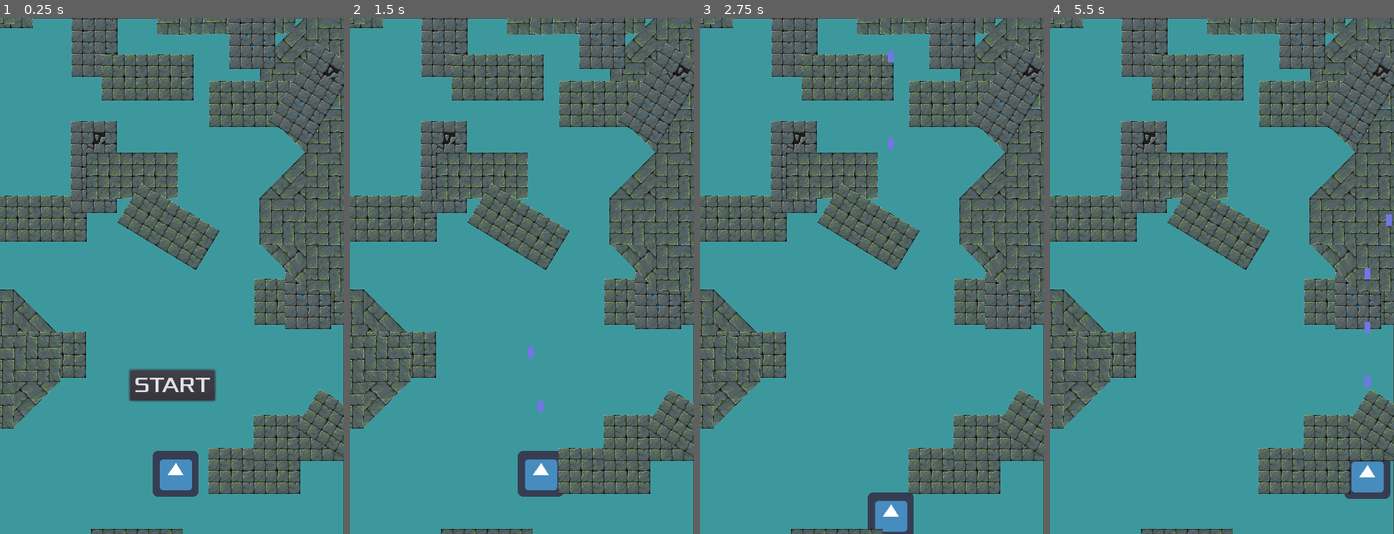
Above: before the commit, frames 1-4 (left to right).
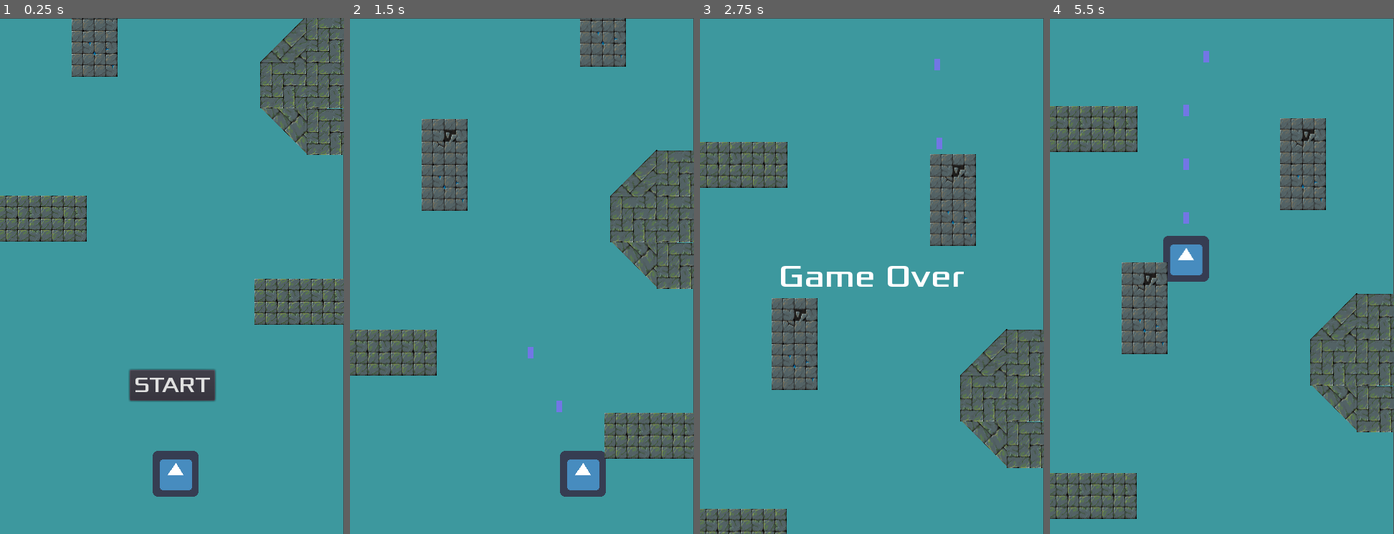
Above: after the commit, the same moments.

Repository: Harrison-Winters/Jet-Pack-Escape
Game: Godot game, scene res://Stage1.tscn
Same seed, same stepped clock (60 frames per second), same inputs: the game is played once before the commit and once after it. The engine's default icon, where the game draws it, is replaced by a stand-in: a white triangle on a blue panel in a dark square.
Inputs (mouse positions are in pixels of both pictures, inside the frame that each line leads up to):
- Up to frame 1 (0.25 s): no input
- Up to frame 2 (1.5 s): click "START" at 0.5 s; hold Right (ui_right) from 1.28 s (still down); hold Z (shoot) from 1.28 s (still down)
- Up to frame 3 (2.75 s): release Right (ui_right) at 2.03 s; release Z (shoot) at 2.03 s; hold Down (ui_down) from 2.03 s (still down); tap Z (shoot) at 2.1 s
- Up to frame 4 (5.5 s): release Down (ui_down) at 2.78 s; hold Right (ui_right) 2.78-3.5 s; hold Z (shoot) 2.78-3.5 s; click (1222, 384) at 3.5 s, where only the run after the commit has a clickable "START"; hold Up (ui_up) 4.28-5.03 s; tap Z (shoot) at 4.35 s; hold Left (ui_left) from 5.03 s (still down); hold Z (shoot) from 5.03 s (still down)

The runs differ from the first frame. In frame 1, 28% of the frame differs, in the area x 0-100%, y 0-100%; in frame 2, 32%; in frame 3, 48%; in frame 4, 50%.

Commit message:
Level Layout mostly complete

Diff:
--- a/Jetpack Escape/Obstacles.gd
+++ b/Jetpack Escape/Obstacles.gd
@@ -1,7 +1,7 @@
 extends Node2D
 
 var velocity = Vector2.ZERO
-
+# asdasd
 
 func _ready():
 	pass
--- /dev/null
+++ b/Jetpack Escape/Obstacles.tscn
@@ -0,0 +1,19 @@
+[gd_scene load_steps=3 format=2]
+
+[ext_resource path="res://art/png/TILE_1A.png" type="Texture" id=1]
+[ext_resource path="res://Obstacles.gd" type="Script" id=2]
+
+[node name="Obstacles" type="Node2D"]
+script = ExtResource( 2 )
+
+[node name="Wall1" type="StaticBody2D" parent="."]
+
+[node name="CollisionPolygon2D" type="CollisionPolygon2D" parent="Wall1"]
+position = Vector2( 385, 118 )
+scale = Vector2( 2.89063, 1 )
+polygon = PoolVector2Array( 32, 32, -32, 32, -32, -32, 32, -32 )
+
+[node name="Sprite" type="Sprite" parent="Wall1"]
+position = Vector2( 385, 118 )
+scale = Vector2( 2.89063, 1 )
+texture = ExtResource( 1 )
--- /dev/null
+++ b/Jetpack Escape/Part1.gd
@@ -0,0 +1,16 @@
+extends Node2D
+
+
+# Declare member variables here. Examples:
+# var a = 2
+# var b = "text"
+
+
+# Called when the node enters the scene tree for the first time.
+func _ready():
+	pass # Replace with function body.
+
+
+func _on_start_click_blocks_move():
+	get_tree().call_group("ObstaclesPart1", "update_velocity")
+#	$Obstacles.update_velocity()
--- a/Jetpack Escape/Part1.tscn
+++ b/Jetpack Escape/Part1.tscn
@@ -7,22 +7,22 @@
 [node name="Part1" type="Node2D"]
 position = Vector2( -300, -51 )
 
-[node name="Obstacle1" parent="." instance=ExtResource( 1 )]
+[node name="Obstacle1" parent="." groups=["ObstaclesPart1"] instance=ExtResource( 1 )]
 position = Vector2( 284, 325 )
 
-[node name="Obstacle2" parent="." instance=ExtResource( 2 )]
+[node name="Obstacle2" parent="." groups=["ObstaclesPart1"] instance=ExtResource( 2 )]
 position = Vector2( 391, 31 )
 
-[node name="Obstacle3" parent="." instance=ExtResource( 1 )]
+[node name="Obstacle3" parent="." groups=["ObstaclesPart1"] instance=ExtResource( 1 )]
 position = Vector2( 646, 441 )
 
-[node name="Obstacle4" parent="." instance=ExtResource( 1 )]
+[node name="Obstacle4" parent="." groups=["ObstaclesPart1"] instance=ExtResource( 1 )]
 position = Vector2( 517, -625 )
 
-[node name="Obstacle5" parent="." instance=ExtResource( 2 )]
+[node name="Obstacle5" parent="." groups=["ObstaclesPart1"] instance=ExtResource( 2 )]
 position = Vector2( 612, -170 )
 
-[node name="Obstacle6" parent="." instance=ExtResource( 1 )]
+[node name="Obstacle6" parent="." groups=["ObstaclesPart1"] instance=ExtResource( 1 )]
 position = Vector2( 285, -187 )
 
 [node name="Obstacle7" parent="." instance=ExtResource( 2 )]
@@ -31,11 +31,11 @@
 [node name="Obstacles" parent="." instance=ExtResource( 1 )]
 position = Vector2( 488, -328 )
 
-[node name="Wall3" parent="." instance=ExtResource( 3 )]
+[node name="Wall3" parent="." groups=["ObstaclesPart1"] instance=ExtResource( 3 )]
 position = Vector2( 784, 205 )
 rotation = 3.14159
 
-[node name="Wall4" parent="." instance=ExtResource( 3 )]
+[node name="Wall4" parent="." groups=["ObstaclesPart1"] instance=ExtResource( 3 )]
 position = Vector2( 285, -489 )
 
 [node name="Obstacles2" parent="." instance=ExtResource( 1 )]
@@ -47,11 +47,11 @@
 [node name="Obstacle8" parent="." instance=ExtResource( 2 )]
 position = Vector2( 577, -1566 )
 
-[node name="Wall5" parent="." instance=ExtResource( 3 )]
+[node name="Wall5" parent="." groups=["ObstaclesPart1"] instance=ExtResource( 3 )]
 position = Vector2( 584, -1124 )
 rotation = 1.5708
 
-[node name="Wall6" parent="Wall5" instance=ExtResource( 3 )]
+[node name="Wall6" parent="Wall5" groups=["ObstaclesPart1"] instance=ExtResource( 3 )]
 position = Vector2( 64, 66 )
 rotation = 3.14159
 
@@ -64,11 +64,11 @@
 [node name="Obstacles6" parent="." instance=ExtResource( 1 )]
 position = Vector2( 534, -1896 )
 
-[node name="Obstacles7" parent="." instance=ExtResource( 1 )]
+[node name="Obstacles7" parent="." groups=["ObstaclesPart1"] instance=ExtResource( 1 )]
 position = Vector2( 281, -2051 )
 
-[node name="Obstacles8" parent="." instance=ExtResource( 1 )]
+[node name="Obstacles8" parent="." groups=["ObstaclesPart1"] instance=ExtResource( 1 )]
 position = Vector2( 612, -2251 )
 
-[node name="Obstacle9" parent="." instance=ExtResource( 2 )]
+[node name="Obstacle9" parent="." groups=["ObstaclesPart1"] instance=ExtResource( 2 )]
 position = Vector2( 291, -1787 )
--- a/Jetpack Escape/Stage1.gd
+++ b/Jetpack Escape/Stage1.gd
@@ -4,7 +4,8 @@
 func _ready():
 #	$HUD/StartButton.show()\
 	var y = yield($HUD, "start_game")
-	get_tree().call_group("ObstacleGroup", "update_velocity")
+#	get_tree().call_group("ObstacleGroup", "update_velocity")
+	$Part1._on_start_click_blocks_move();
 
 
 
@@ -27,7 +28,7 @@
 
 #	$HUD/StartButton.show()
 	var y = yield($HUD, "start_game")
-	get_tree().call_group("ObstacleGroup", "update_velocity")
+	$Part1._on_start_click_blocks_move();
 
 
 #func initial_game():
--- a/Jetpack Escape/Stage1.tscn
+++ b/Jetpack Escape/Stage1.tscn
@@ -6,6 +6,7 @@
 [ext_resource path="res://HUD.tscn" type="PackedScene" id=4]
 [ext_resource path="res://Stage1.gd" type="Script" id=5]
 [ext_resource path="res://Part1.tscn" type="PackedScene" id=6]
+[ext_resource path="res://Part1.gd" type="Script" id=7]
 
 [sub_resource type="PhysicsMaterial" id=3]
 
@@ -16,10 +17,7 @@
 script = ExtResource( 5 )
 
 [node name="PlayerCollisionObject" parent="." instance=ExtResource( 1 )]
-
 position = Vector2( 245, 636 )
-
-
 
 [node name="WallContainer" type="Node2D" parent="."]
 position = Vector2( -11, -3 )
@@ -53,12 +51,10 @@
 [node name="Background" type="ColorRect" parent="BackgroundLayer"]
 anchor_right = 1.0
 anchor_bottom = 1.0
-
 margin_left = -1.0
 margin_top = 1.0
 margin_right = -1.0
 margin_bottom = 1.0
-
 color = Color( 0.239216, 0.596078, 0.619608, 1 )
 
 [node name="DeathZone" parent="." instance=ExtResource( 3 )]
@@ -67,38 +63,9 @@
 
 [node name="HUD" parent="." instance=ExtResource( 4 )]
 
-
 [node name="Part1" parent="." instance=ExtResource( 6 )]
 position = Vector2( -292, -78 )
-
-[node name="Obstacles" parent="." groups=["ObstacleGroup"] instance=ExtResource( 6 )]
-position = Vector2( 6, 274 )
-
-[node name="Obstacles2" parent="." groups=["ObstacleGroup"] instance=ExtResource( 6 )]
-position = Vector2( 11, -720 )
-
-[node name="Obstacles3" parent="." groups=["ObstacleGroup"] instance=ExtResource( 6 )]
-position = Vector2( 123, -196 )
-rotation = 0.546288
-z_index = 40
-
-[node name="Obstacles4" parent="." groups=["ObstacleGroup"] instance=ExtResource( 6 )]
-position = Vector2( -143, -275 )
-
-[node name="Obstacles5" parent="." groups=["ObstacleGroup"] instance=ExtResource( 6 )]
-position = Vector2( -310, -279 )
-rotation = -0.546288
-
-[node name="Obstacles6" parent="." groups=["ObstacleGroup"] instance=ExtResource( 6 )]
-position = Vector2( 488, -761 )
-rotation = 1.5708
-
-[node name="Obstacles7" parent="." groups=["ObstacleGroup"] instance=ExtResource( 6 )]
-position = Vector2( -293, 112 )
-
-[node name="Obstacles8" parent="." groups=["ObstacleGroup"] instance=ExtResource( 6 )]
-position = Vector2( 538, -616 )
-rotation = -3.14159
+script = ExtResource( 7 )
 
 [node name="StartTimer" type="Timer" parent="."]
 one_shot = true
Not shown: 1 places in Jetpack Escape/Stage1.tscn that only renumber resources
